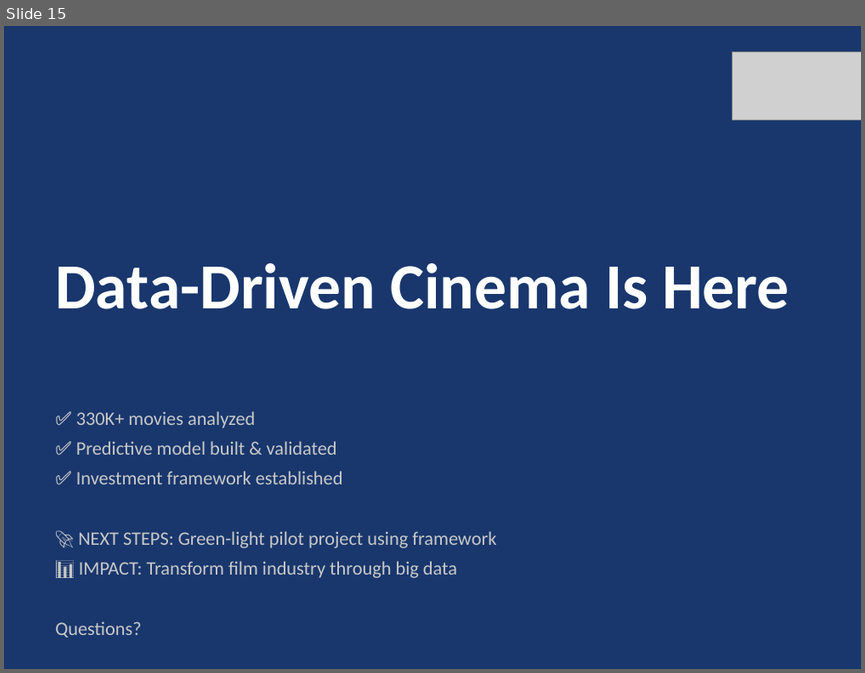
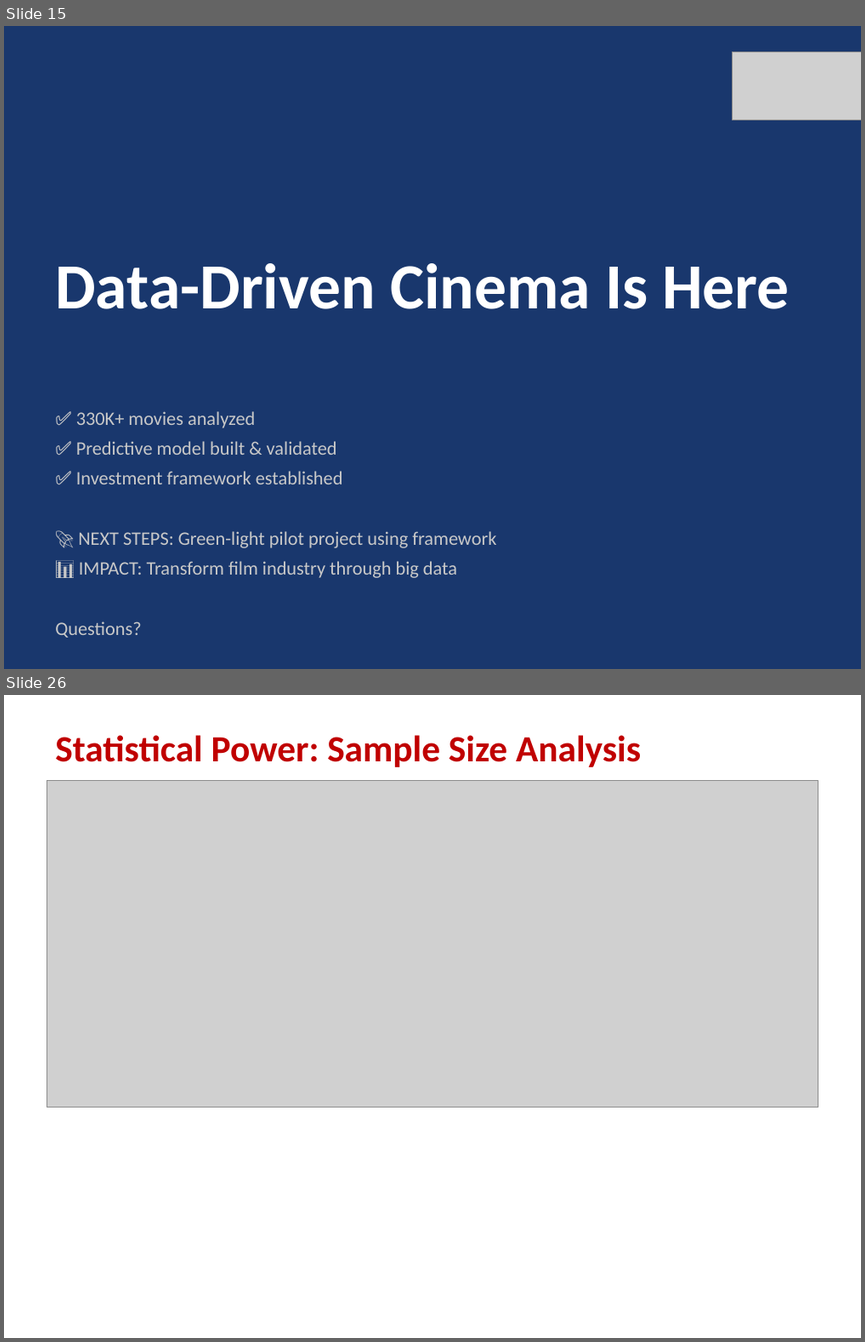
Before and after one commit to horacefonseca/bigdata_imdb_businesscase, a slide deck: presentation/IMDb_Business_Case_Presentation.pptx. Shown one above the other, each under a label of ours: slide 15 before the commit, slides 15 and 26 after it; the slides between them are not shown. The pictures are 865x673 and 865x1342 pixels, drawn with LibreOffice and Linux fonts; fonts in the diff are those of the drawing; grey boxes stand for pictures. Boxes give left, top, right and bottom in pixels: in the first picture for what was removed or moved away, otherwise in the second. Text is boxed around its words. In the diff, an @@ line names an element or a change of style, - is before the commit and + after.

```diff
--- a/presentation/IMDb_Business_Case_Presentation.pptx
+++ b/presentation/IMDb_Business_Case_Presentation.pptx
@@ slide 26 added at [4, 695, 861, 1338], background #FFFFFF @@
@@ text added at [55, 735, 641, 767], 31 pt, text #C00000, bold @@
+Statistical Power: Sample Size Analysis
@@ picture added at [46, 781, 818, 1107] @@
```
Also in this commit, not shown: 19 other slides added, 38 other files.
